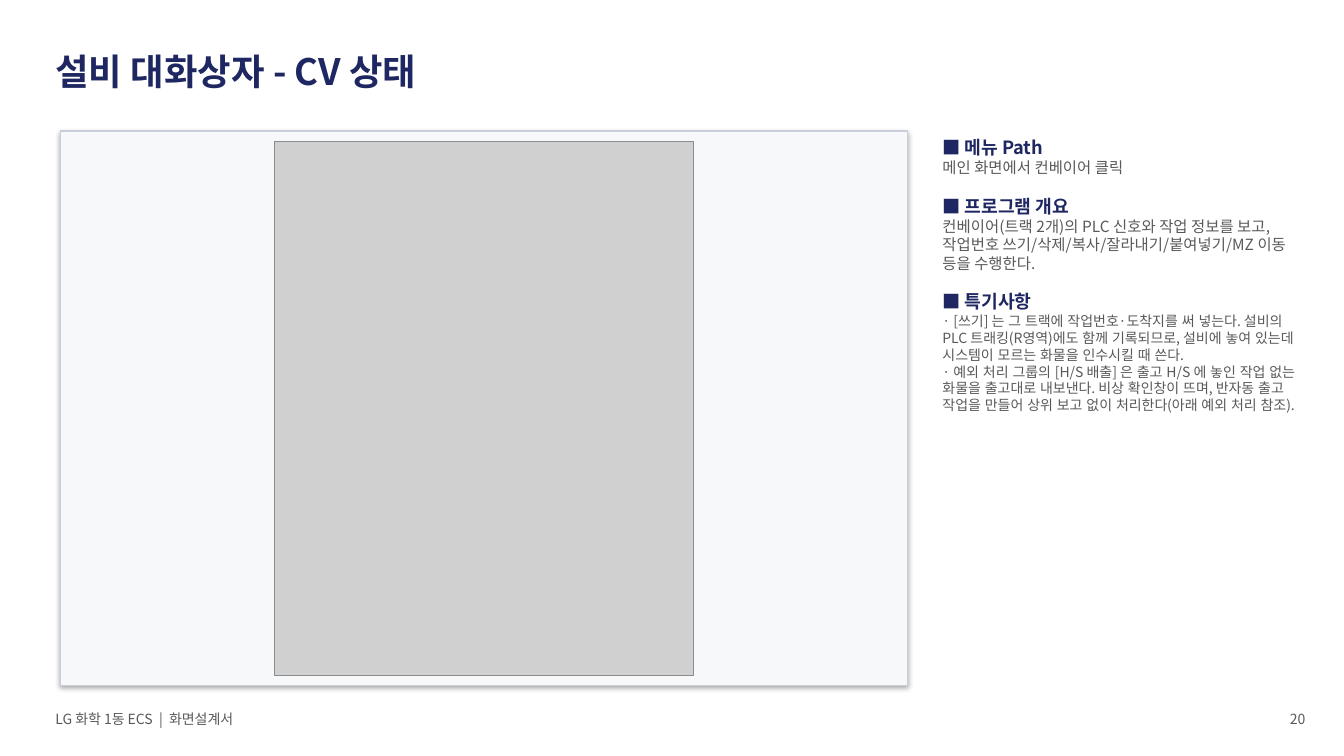
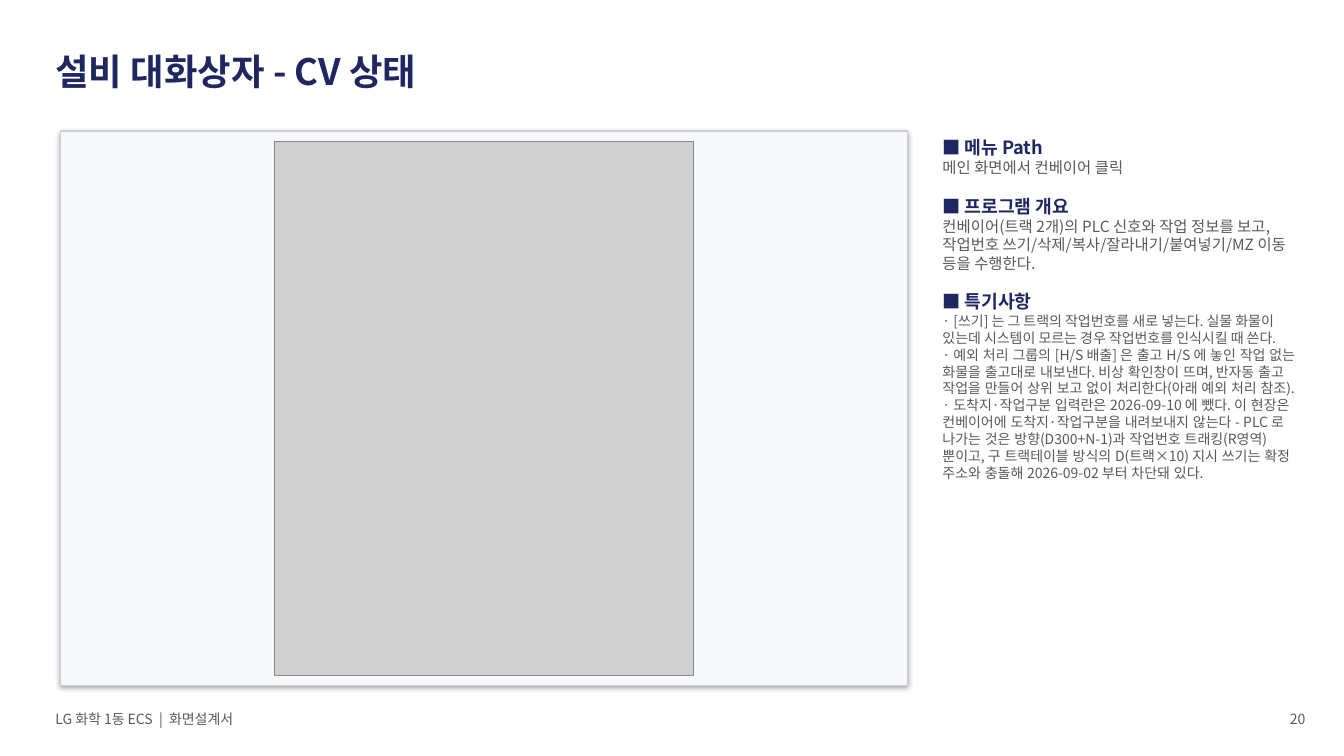
Before and after one commit to yeorijby-coder/LGLS_ALL, a slide deck: slide 20 of docs/산출물_20260909/06_ECS_화면설계서.pptx. Drawn at 1344x756 pixels with LibreOffice and Linux fonts; fonts in the diff are those of the drawing; grey boxes stand for pictures. Boxes give left, top, right and bottom in pixels: in the first picture for what was removed or moved away, otherwise in the second. Text is boxed around its words. In the diff, an @@ line names an element or a change of style, - is before the commit and + after.

```diff
--- a/docs/산출물_20260909/06_ECS_화면설계서.pptx
+++ b/docs/산출물_20260909/06_ECS_화면설계서.pptx
@@ text at box(942, 314, 1276, 344): text changed @@
-· [쓰기] 는 그 트랙에 작업번호·도착지를 써 넣는다. 설비의 PLC 트래킹(R영역)에도 함께 기록되므로, 설비에 놓여 있는데 시스템이 모르는 화물을 인수시킬 때 쓴다.
+· [쓰기] 는 그 트랙의 작업번호를 새로 넣는다. 실물 화물이 있는데 시스템이 모르는 경우 작업번호를 인식시킬 때 쓴다.
@@ text at box(942, 398, 1290, 479): paragraph added @@
+· 도착지·작업구분 입력란은 2026-09-10 에 뺐다. 이 현장은 컨베이어에 도착지·작업구분을 내려보내지 않는다 - PLC 로 나가는 것은 방향(D300+N-1)과 작업번호 트래킹(R영역)뿐이고, 구 트랙테이블 방식의 D(트랙×10) 지시 쓰기는 확정 주소와 충돌해 2026-09-02 부터 차단돼 있다.
```
Also in this commit, not shown: 3 other files.
